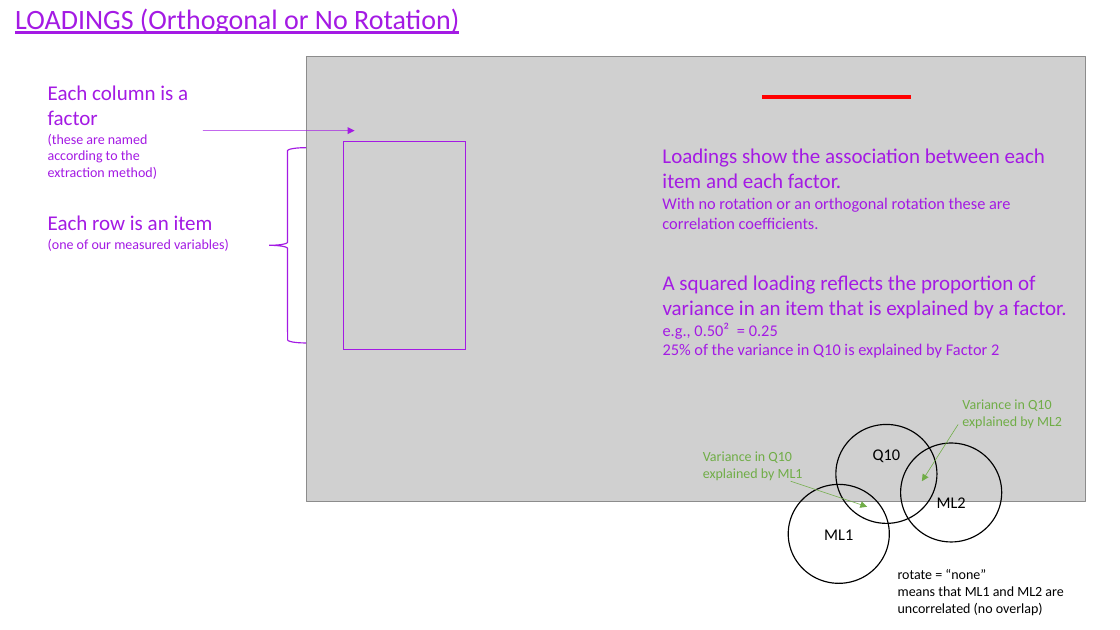
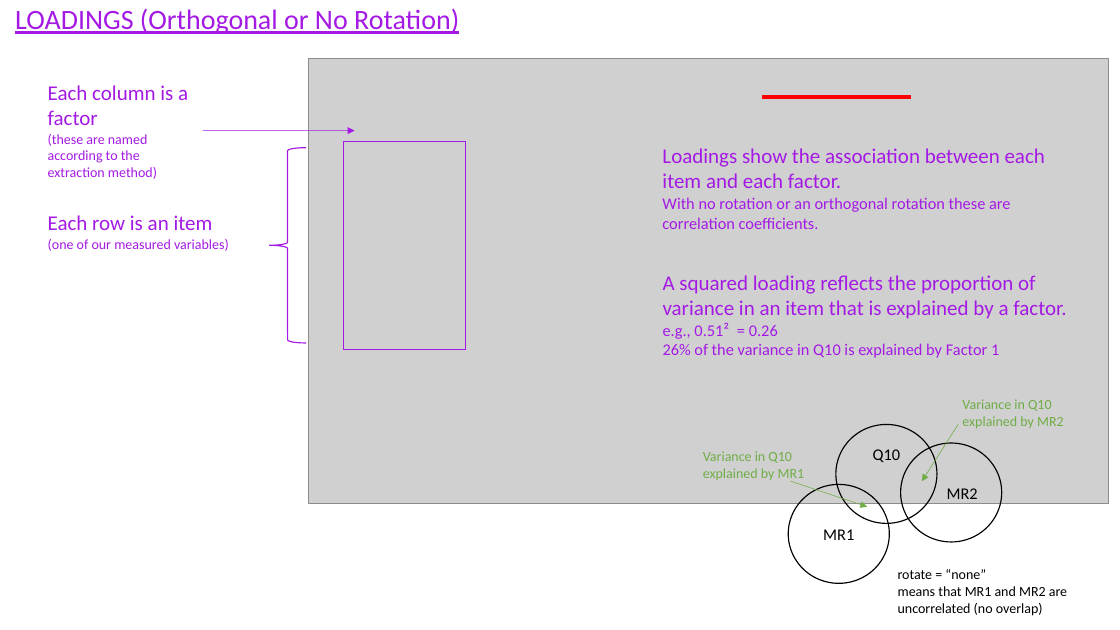
Before and after one commit to uoepsy/dapr3, a slide deck: slide 3 of dapr3_lectures/block2_fa/img_sandbox/efa_output_2627.pptx. Drawn at 1120x630 pixels with LibreOffice and Linux fonts; fonts in the diff are those of the drawing; grey boxes stand for pictures. Boxes give left, top, right and bottom in pixels: in the first picture for what was removed or moved away, otherwise in the second. Text is boxed around its words. In the diff, an @@ line names an element or a change of style, - is before the commit and + after.

```diff
--- a/dapr3_lectures/block2_fa/img_sandbox/efa_output_2627.pptx
+++ b/dapr3_lectures/block2_fa/img_sandbox/efa_output_2627.pptx
@@ picture: place and size @@
-picture at [307,56,1086,502]
+picture at [309,58,1109,503]
@@ text at [663,323,999,358]: text changed @@
-e.g., 0.50² = 0.25
-25% of the variance in Q10 is explained by Factor 2
+e.g., 0.51² = 0.26
+26% of the variance in Q10 is explained by Factor 1
@@ text at [962,399,1064,428]: text changed @@
-Variance in Q10 explained by ML2
+Variance in Q10 explained by MR2
@@ text at [703,451,805,482]: text changed @@
-Variance in Q10 explained by ML1
+Variance in Q10 explained by MR1
@@ text in ellipse at [947,488,978,499]: text changed @@
-ML2
+MR2
@@ text in ellipse at [823,529,854,540]: text changed @@
-ML1
+MR1
@@ text at [898,586,1067,616]: text changed @@
-means that ML1 and ML2 are uncorrelated (no overlap)
+means that MR1 and MR2 are uncorrelated (no overlap)
```
Also in this commit, not shown: 12 other slides changed, 51 other files.
